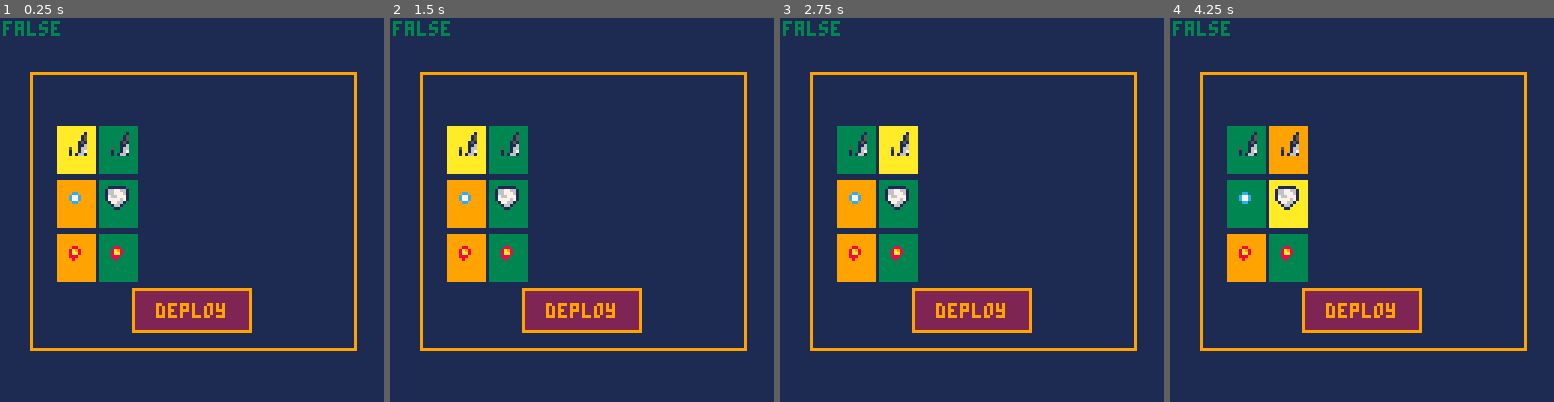
Above: before the commit, frames 1-4 (left to right).
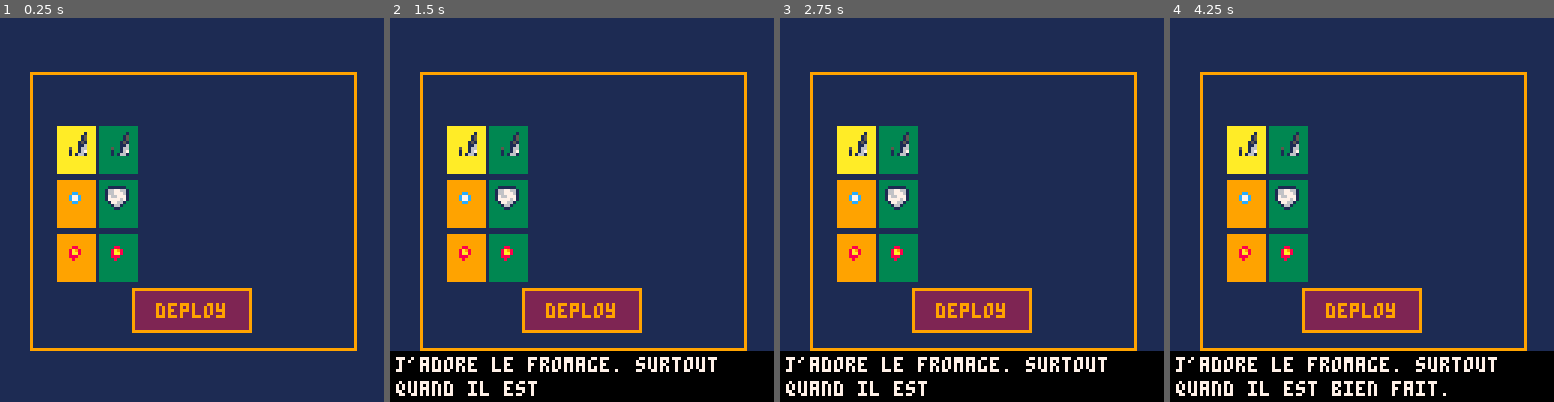
Above: after the commit, the same moments.

Repository: aureliendossantos/new-miami-2080
Game: PICO-8 cartridge miami2080.p8
Same seed, same stepped clock (60 frames per second), same inputs: the game is played once before the commit and once after it.
Inputs:
- Up to frame 1 (0.25 s): no input
- Up to frame 2 (1.5 s): tap X (X key) at 0.33, 1.07 s; tap O (Z key) at 0.7 s
- Up to frame 3 (2.75 s): hold Right 1.6-2.1 s; tap O (Z key) at 1.7, 2.1, 2.5 s; tap X (X key) at 1.85 s; hold Up 2.15-2.42 s; hold Right from 2.47 s (still down)
- Up to frame 4 (4.25 s): tap O (Z key) every 0.4 s from 2.9 to 4.1 s; tap X (X key) at 2.97, 4.08 s; release Right at 3.03 s; hold Left 3.08-3.58 s; hold Down 3.63-3.97 s; hold Right from 4.02 s (still down)

The runs differ from the first frame. In frame 1, 0.3% of the frame differs, in the area x 0-16%, y 0-5%; in frame 2, 14%; in frame 3, 16%; in frame 4, 18%, in the area x 0-100%, y 0-100%.

Commit message:
corrections

Diff:
--- a/miami2080.p8
+++ b/miami2080.p8
@@ -48,7 +48,6 @@
 function _draw()
  _drw()
  dtb_draw()
- print(btnp❎,1,1)
 end
 
 --input manager
@@ -76,6 +75,9 @@
     choice = min(2,choice+1)
    end
   end
+ end
+ if btnp🅾️ then
+  dtb_disp("j'adore le fromage. surtout quand il est bien fait.")
  end
  if btnp❎ then
   for i=1,3 do
@@ -695,6 +697,8 @@
 
 function dtb_update()
 	if #dtb_queu>0 then
+	 text_mode=true
+	 dtb_y=max(121,dtb_y-2)
 		if dtb_curline==0 then
 			dtb_curline=1
 		end
@@ -703,7 +707,7 @@
 		local curlinelength=#dtb_dislines[dislineslength]
 		local complete=curlinelength>=#curlines[dtb_curline]
 		if complete and dtb_curline>=#curlines then
-			if btnp(4) then
+			if btnp(4) or btnp(5) then
 				_dtb_nexttext()
 				return
 			end
@@ -729,18 +733,20 @@
 				_dtb_nextline()
 			end
 		end
+	else
+	 text_mode=false
+	 dtb_y=min(140,dtb_y+2)
 	end
 end
 
 function dtb_draw()
+ rectfill(0,dtb_y-10,127,128,0)
 	if #dtb_queu>0 then
 		local dislineslength=#dtb_dislines
 		local offset=0
 		if dtb_curline<dislineslength then
 			offset=dislineslength-dtb_curline
 		end
-		dtb_y=max(121,dtb_y-2)
-		rectfill(0,dtb_y-10,127,128,1)
 		for i=1,dislineslength do
 			print(dtb_dislines[i],2,i*8+dtb_y-(dislineslength+offset)*8,7)
 		end
